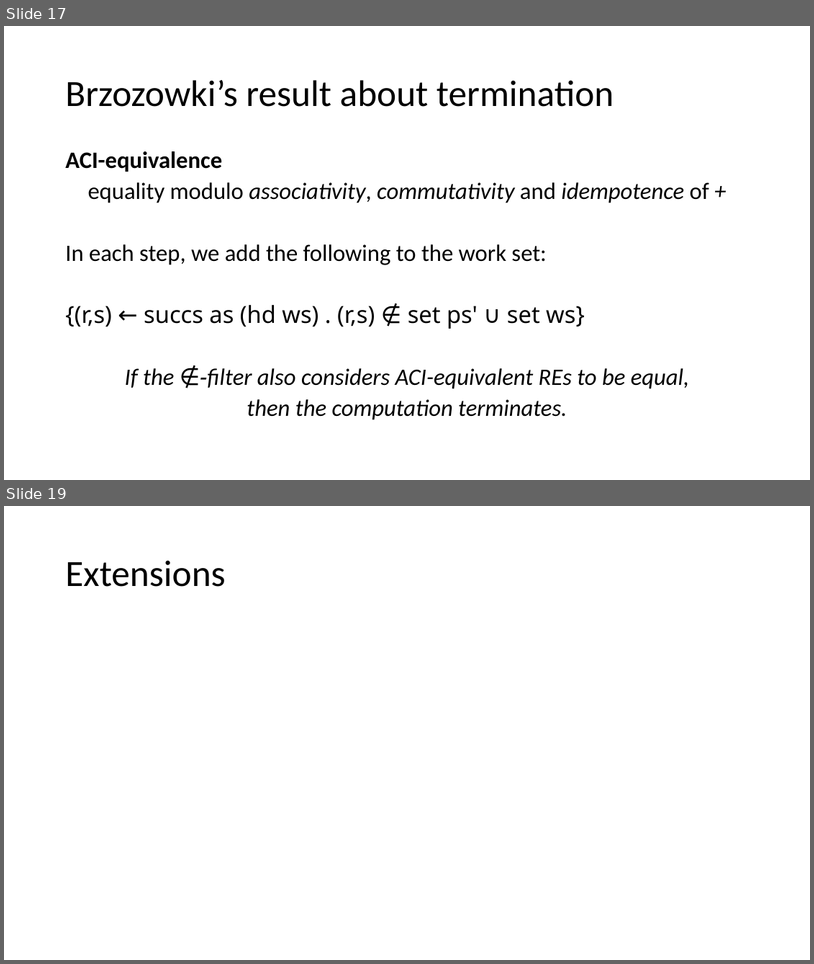
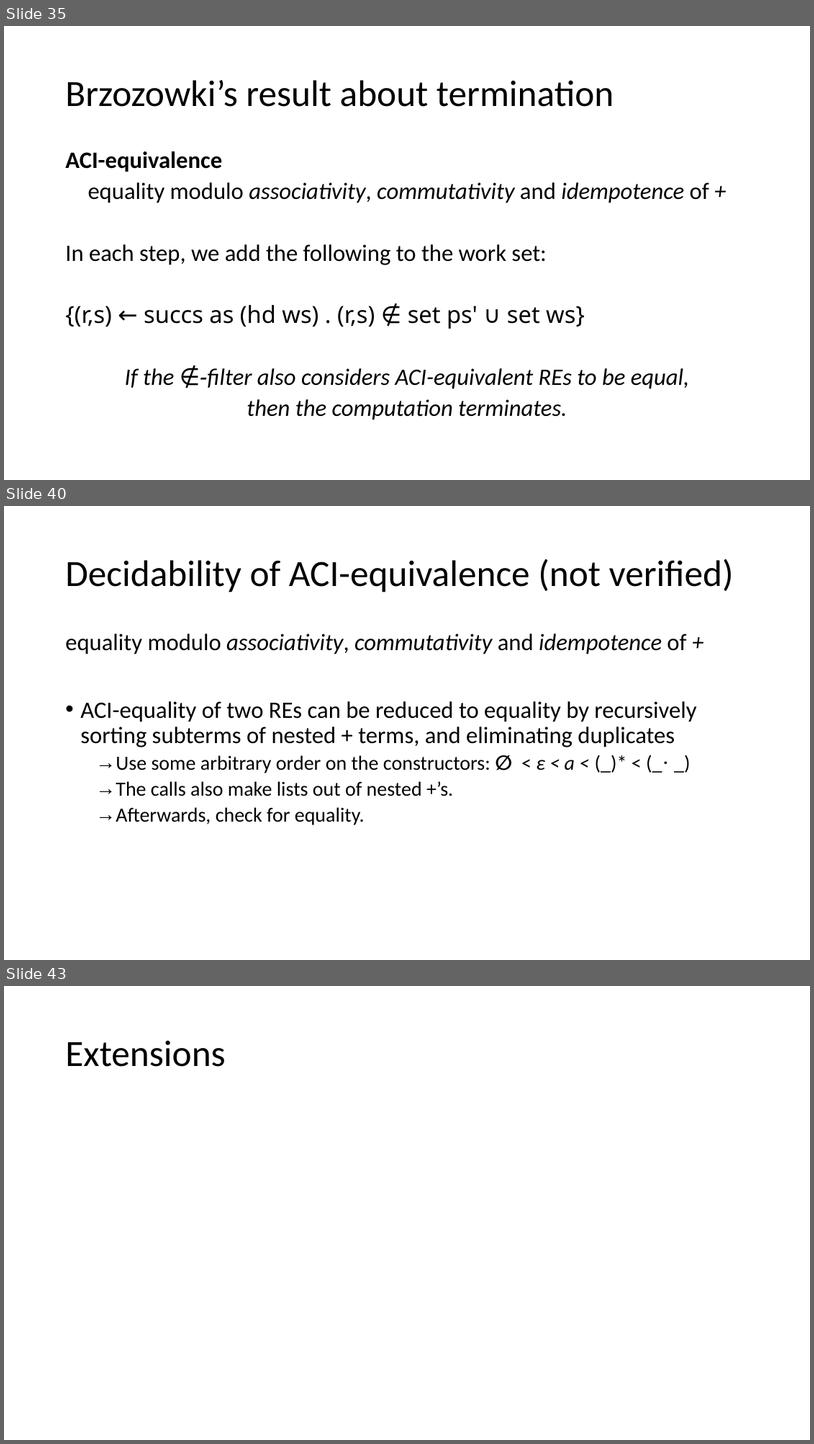
Before and after one commit to Helli/fds_seminar, a slide deck: slides.pptx. Shown one above the other, each under a label of ours: slides 17 and 19 before the commit, slides 35, 40 and 43 after it; the slides between them are not shown. The pictures are 814x964 and 814x1444 pixels, drawn with LibreOffice and Linux fonts; fonts in the diff are those of the drawing; grey boxes stand for pictures. Boxes give left, top, right and bottom in pixels: in the first picture for what was removed or moved away, otherwise in the second. Text is boxed around its words. In the diff, an @@ line names an element or a change of style, - is before the commit and + after.

```diff
--- a/slides.pptx
+++ b/slides.pptx
@@ slide 40 added at (x1=4, y1=506, x2=810, y2=960), background #FFFFFF @@
@@ title added at (x1=65, y1=559, x2=734, y2=592), 44 pt, text #000000 @@
+Decidability of ACI-equivalence (not verified)
@@ text added at (x1=65, y1=633, x2=697, y2=825), 28 pt, text #000000 @@
+equality modulo associativity, commutativity and idempotence of +
+• ACI-equality of two REs can be reduced to equality by recursively sorting subterms of nested + terms, and eliminating duplicates
+  → Use some arbitrary order on the constructors: ∅ < ε < a < (_)* < (_⋅ _)
+  → The calls also make lists out of nested +’s.
+  → Afterwards, check for equality.
@@ what was slide 17 is now slide 35 @@
@@ what was slide 19 is now slide 43 @@
```
Also in this commit, not shown: 1 slide changed, 26 other slides added, 2 slides removed, 1 other file.
